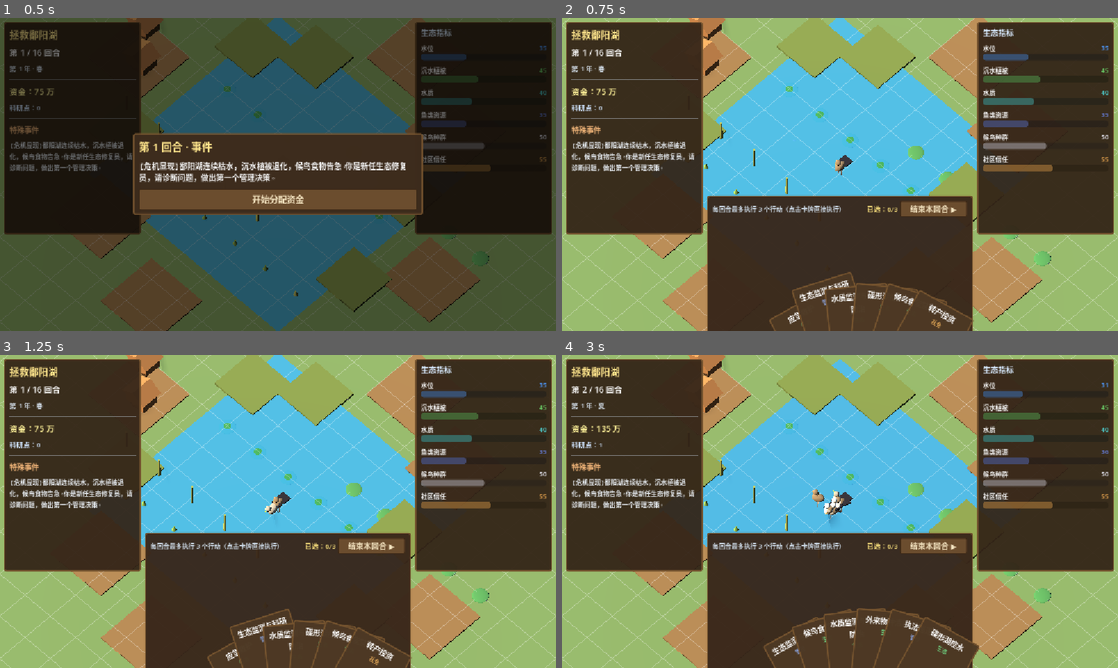
Above: before the commit, frames 1-4 (two rows, left to right).
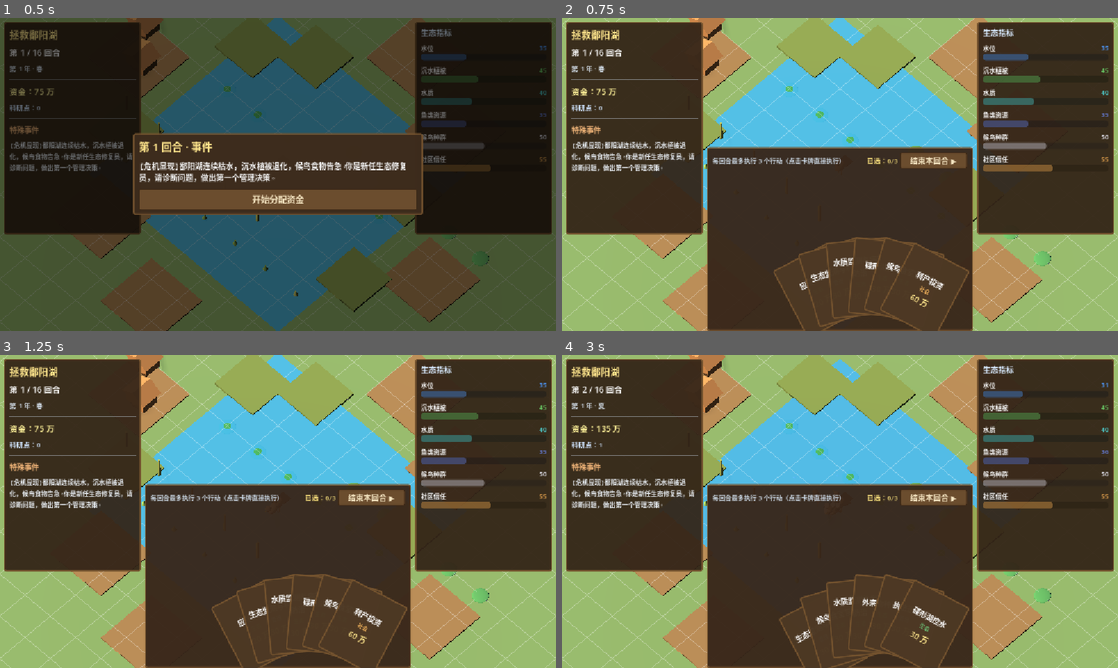
Above: after the commit, the same moments.

Repository: JoKanshin/poyanghu
Game: Godot game, scene res://scenes/main.tscn
Two runs of this game, one before a commit and one after it. Both use one fixed random seed, a clock stepped at 60 frames per second and the inputs below.
Inputs:
- Up to frame 1 (0.5 s): no input
- Up to frame 2 (0.75 s): click "开始分配资金" at 0.5 s
- Up to frame 3 (1.25 s): no input
- Up to frame 4 (3 s): click "结束本回合 ▶" at 1.25 s; click "继续" at 2 s; click "收下（继续）" at 2.75 s

Frame 1 is identical in both runs. In frame 2, 11% of the frame differs, in the area x 26-75%, y 41-100%; in frame 3, 11%; in frame 4, 11%.

Commit message:
fix: 卡牌尺寸固定+扇形居中+完整可见
- 修复卡牌被内部spacer撑大到315px的bug，强制固定130x158
- 去掉expand spacer，改用垂直居中，牌内容不再溢出
- 圆心移到框内(area_y-20)，radius调小，牌完整在框内不被裁

Diff:
--- a/scripts/main.gd
+++ b/scripts/main.gd
@@ -670,7 +670,7 @@
 	hand_panel.anchor_bottom = 1.0
 	hand_panel.offset_left = 300
 	hand_panel.offset_right = -300
-	hand_panel.offset_top = -280
+	hand_panel.offset_top = -380
 	hand_panel.offset_bottom = -8
 	_panel_style(hand_panel, Color(0.22, 0.15, 0.10, 0.96))
 	hand_panel.visible = false
@@ -694,7 +694,7 @@
 	# 牌区（扇形手牌，手动定位）
 	card_box = Control.new()
 	card_box.size_flags_vertical = Control.SIZE_EXPAND_FILL
-	card_box.custom_minimum_size = Vector2(0, 260)
+	card_box.custom_minimum_size = Vector2(0, 320)
 	card_box.mouse_filter = Control.MOUSE_FILTER_PASS
 	card_box.resized.connect(_on_card_box_resized)
 	hv.add_child(card_box)
@@ -822,12 +822,13 @@
 	var area_size := card_box.size
 	if area_size.x < 10.0 or area_size.y < 10.0:
 		area_size = Vector2(552.0, 260.0)  # 兜底
-	var center := Vector2(area_size.x / 2.0, area_size.y + 40.0)
-	var radius := 165.0
-	var total_span := deg_to_rad(58.0)
+	var center := Vector2(area_size.x / 2.0, area_size.y - 20.0)
+	var radius := 135.0
+	var total_span := deg_to_rad(55.0)
 	for i in n:
 		var info: Dictionary = card_infos[i]
 		var panel: PanelContainer = info["panel"]
+		panel.size = Vector2(card_w, card_h)
 		panel.custom_minimum_size = Vector2(card_w, card_h)
 		panel.pivot_offset = Vector2(card_w / 2.0, card_h)
 		var theta := -total_span / 2.0 + total_span * (float(i) / (n - 1)) if n > 1 else 0.0
@@ -850,12 +851,15 @@
 func _make_card(card: Dictionary) -> PanelContainer:
 	var panel := PanelContainer.new()
 	panel.custom_minimum_size = Vector2(130, 158)
+	panel.size = Vector2(130, 158)
+	panel.size_flags_vertical = Control.SIZE_SHRINK_BEGIN
 	_panel_style(panel, Color(0.30, 0.22, 0.14, 0.98))
 	panel.tooltip_text = "%s\n\n%s" % [card["desc"], _effect_text(card)]
 	panel.gui_input.connect(_on_card_gui_input.bind(panel))
 
 	var vb := VBoxContainer.new()
 	vb.add_theme_constant_override("separation", 3)
+	vb.alignment = BoxContainer.ALIGNMENT_CENTER
 	panel.add_child(vb)
 
 	var name_l := _make_label(card["name"], 15, Color(1, 1, 1))
@@ -867,10 +871,6 @@
 	var cat_l := _make_label(CATEGORY_NAMES[cat], 11, CATEGORY_COLORS[cat])
 	cat_l.horizontal_alignment = HORIZONTAL_ALIGNMENT_CENTER
 	vb.add_child(cat_l)
-
-	var spacer := Control.new()
-	spacer.size_flags_vertical = Control.SIZE_EXPAND_FILL
-	vb.add_child(spacer)
 
 	var cost_l := _make_label("%d 万" % card["cost"], 16, Color(1, 0.9, 0.55))
 	cost_l.horizontal_alignment = HORIZONTAL_ALIGNMENT_CENTER
